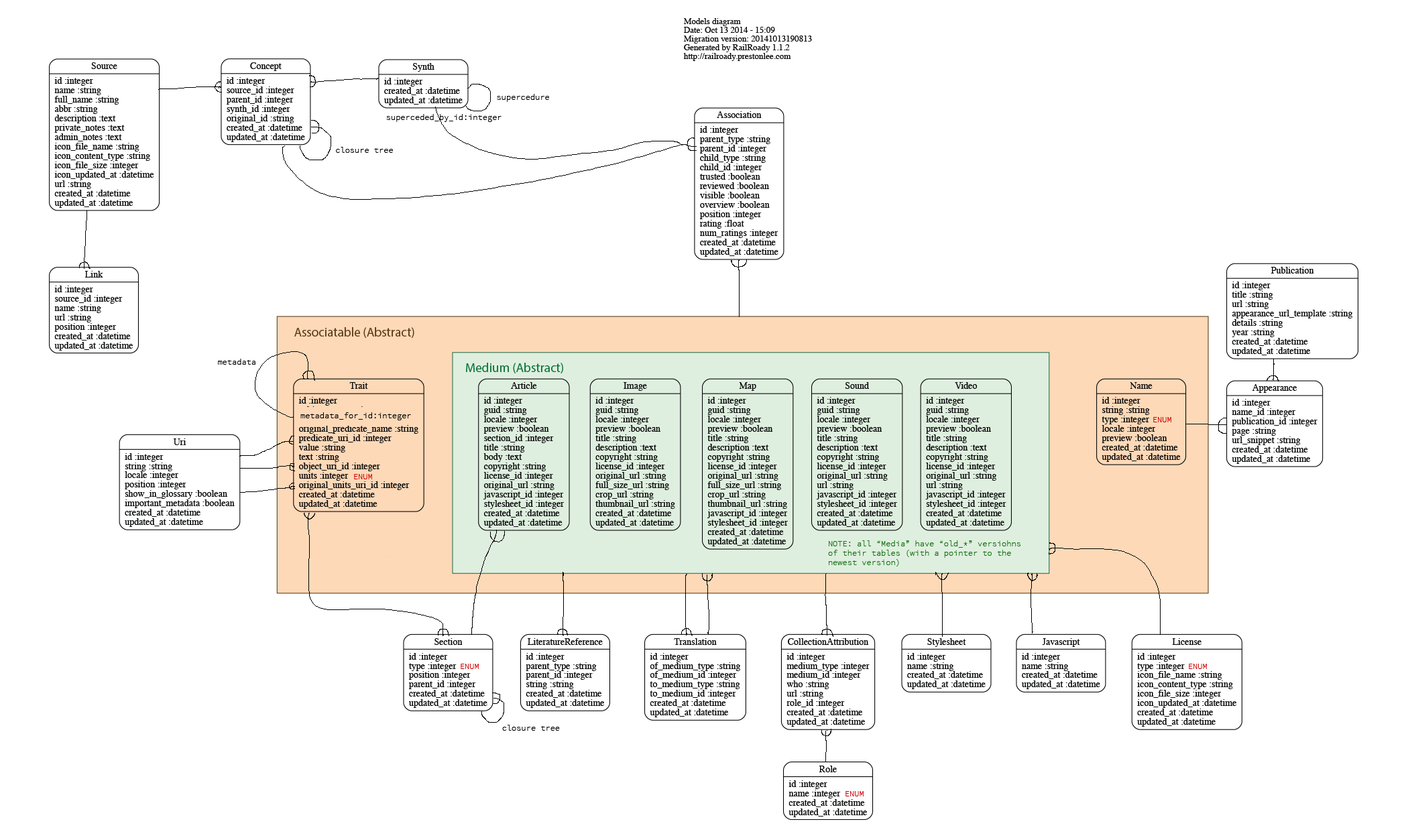
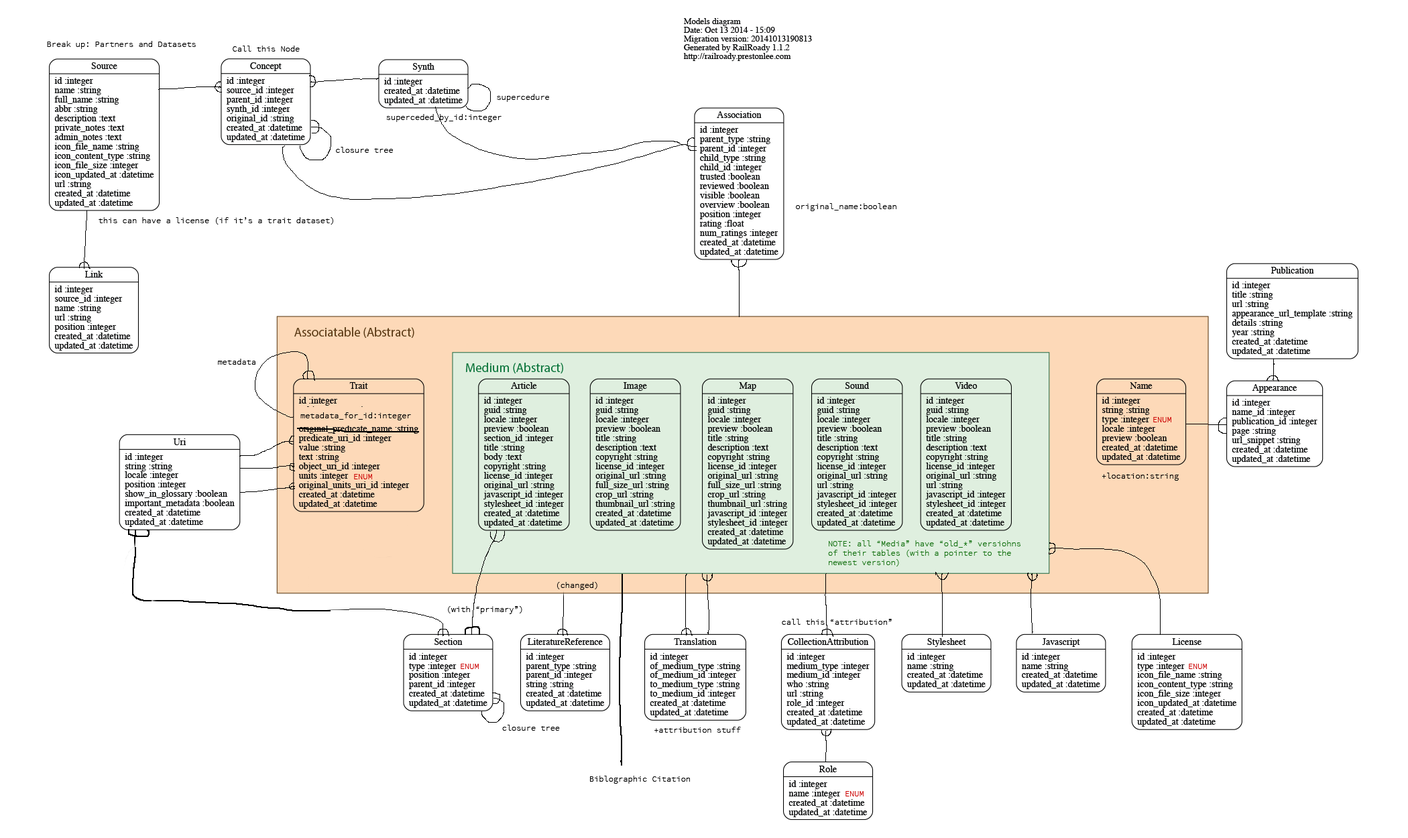
Layered file, before and after one edit (w=1408, h=838). Changes by layer:
added layer "(with “primary”)" above "Biblographic Citation" over [447, 605, 523, 615]
added layer "Biblographic Citation" above "Break up: Partners and Datasets" over [589, 775, 690, 784]
added layer "Break up: Partners and Datasets" above "Call this Node" over [46, 40, 196, 49]
added layer "Call this Node" above "this can have a license (if it’s a trait dataset)" over [232, 45, 300, 52]
added layer "this can have a license (if it’s a trait dataset)" above "call this “attribution”" over [98, 217, 334, 225]
added layer "call this “attribution”" above "+attribution stuff" over [781, 618, 892, 625]
added layer "+attribution stuff" above "+location:string" over [654, 726, 741, 733]
added layer "+location:string" above "(changed)" over [1102, 472, 1179, 481]
added layer "(changed)" above "original_name:boolean" over [557, 581, 598, 590]
added layer "original_name:boolean" above "Layer 1" over [795, 203, 897, 212]
painted on "Layer 1" over [124, 427, 623, 766]
